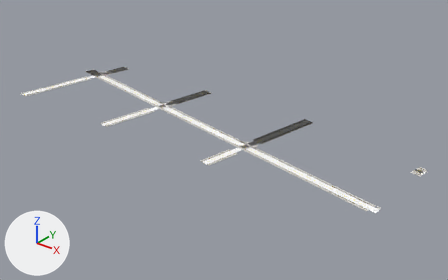
What one commit did to the glTF model game/assets/city/roads/roads_-2_-3.gltf.
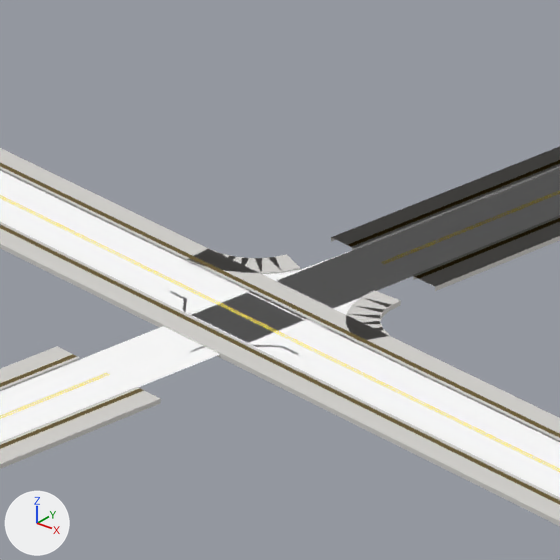
The first picture shows the older version from a 50 mm camera at (-316.0, 583.0, 313.0) aimed at (-744.0, 1118.0, -19.0). The close-ups show the older and then the newer version on the part from 50% to 61% of the width and 43% to 60% of the height of that picture. Only the edits that show in the close-ups are written down. Arrows for +X, +Y and +Z are at lower left; the lights stay in place. Objects named as collision shapes, trigger or cutter boxes, shadow casters or lower levels of detail are left out. Vertices at exactly the same position are counted once.

Names of what the first close-up shows: 'roads_-2_-3_Road_Tactile_Strip', 'roads_-2_-3_SH_kerb', 'roads_-2_-3_SH_road_marking_white', 'roads_-2_-3_SH_road_marking_yellow', 'roads_-2_-3_SH_sidewalk', 'roads_-2_-3_SH_wet_asphalt'.
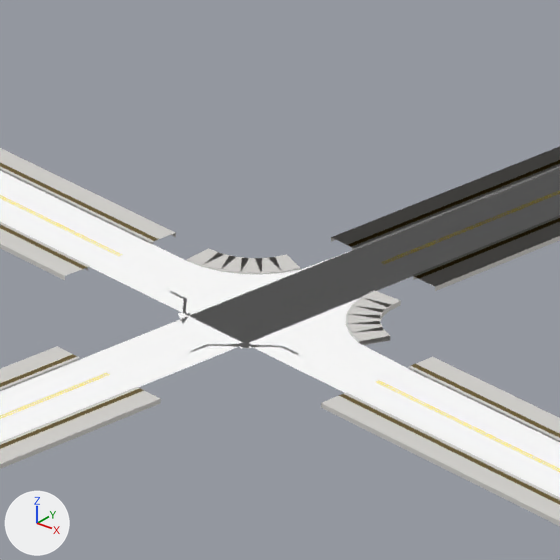
What differs and where, as boxes (x1, y1, x2, y2) in the close-ups (560 x 560 px):
part 1 of me_roads__2__3_road_tactile_strip, deleted: before (83, 239, 415, 395)
part 2 of me_roads__2__3_sh_kerb, cut back: before (89, 242, 410, 393); after (350, 333, 362, 343)
part 3 of me_roads__2__3_sh_road_marking_white, deleted: before (93, 244, 406, 393)
part 4 of me_roads__2__3_sh_road_marking_yellow, deleted: before (120, 255, 378, 382)
part 5 of me_roads__2__3_sh_sidewalk, cut back: before (65, 233, 410, 407); after (353, 327, 390, 344)

Diff of the bpy script that builds the scene:
```diff
--- a/game/assets/city/roads/roads_-2_-3.gltf.py
+++ b/game/assets/city/roads/roads_-2_-3.gltf.py
@@ me_roads__2__3_road_tactile_strip @@
 # used by ob_roads__2__3_road_tactile_strip; location = (0.0, 0.0, 0.0)
-me_roads__2__3_road_tactile_strip.from_pydata(...)  # 836 vertices, 796 faces; spans x -1028.0..-506.0, y 1026.0..1196.0, z 0.0
+me_roads__2__3_road_tactile_strip.from_pydata(...)  # 768 vertices, 712 faces; spans x -1028.0..-506.0, y 1026.0..1196.0, z 0.0
+# me_roads__2__3_road_tactile_strip part 1: 20 vertices removed from x -703.0..-677.0, y 1082.0..1096.0, z 0.0
+# other edits to the shape of me_roads__2__3_road_tactile_strip do not show in these pictures
 me_roads__2__3_road_tactile_strip.materials.append(mat_road_tactile_strip)
@@ me_roads__2__3_sh_kerb @@
 # used by ob_roads__2__3_sh_kerb; location = (0.0, 0.0, 0.0)
-me_roads__2__3_sh_kerb.from_pydata(...)  # 1496 vertices, 1896 faces; spans x -1028.0..-506.0, y 1026.0..1196.0, z 0.0
+me_roads__2__3_sh_kerb.from_pydata(...)  # 1394 vertices, 1728 faces; spans x -1028.0..-506.0, y 1026.0..1196.0, z 0.0
+# me_roads__2__3_sh_kerb part 2: 3 vertices moved within x -678.0, y 1091.0, z 0.0; 30 vertices removed from x -703.0..-678.0, y 1083.0..1095.0, z 0.0
+# other edits to the shape of me_roads__2__3_sh_kerb do not show in these pictures
 me_roads__2__3_sh_kerb.materials.append(mat_sh_kerb)
@@ me_roads__2__3_sh_road_marking_white @@
 # used by ob_roads__2__3_sh_road_marking_white; location = (0.0, 0.0, 0.0)
-me_roads__2__3_sh_road_marking_white.from_pydata(...)  # 1385 vertices, 991 faces; spans x -1028.0..-506.0, y 1026.0..1196.0, z 0.0
+me_roads__2__3_sh_road_marking_white.from_pydata(...)  # 1317 vertices, 907 faces; spans x -1028.0..-506.0, y 1026.0..1196.0, z 0.0
+# me_roads__2__3_sh_road_marking_white part 3: 20 vertices removed from x -703.0..-678.0, y 1083.0..1095.0, z 0.0
+# other edits to the shape of me_roads__2__3_sh_road_marking_white do not show in these pictures
 me_roads__2__3_sh_road_marking_white.materials.append(mat_sh_road_marking_white)
@@ me_roads__2__3_sh_road_marking_yellow @@
 # used by ob_roads__2__3_sh_road_marking_yellow; location = (0.0, 0.0, 0.0)
-me_roads__2__3_sh_road_marking_yellow.from_pydata(...)  # 836 vertices, 796 faces; spans x -1027.0..-507.0, y 1027.0..1195.0, z 0.0
+me_roads__2__3_sh_road_marking_yellow.from_pydata(...)  # 768 vertices, 712 faces; spans x -1027.0..-507.0, y 1027.0..1195.0, z 0.0
+# me_roads__2__3_sh_road_marking_yellow part 4: 20 vertices removed from x -702.0..-678.0, y 1087.0..1091.0, z 0.0
+# other edits to the shape of me_roads__2__3_sh_road_marking_yellow do not show in these pictures
 me_roads__2__3_sh_road_marking_yellow.materials.append(mat_sh_road_marking_yellow)
@@ me_roads__2__3_sh_sidewalk @@
 # used by ob_roads__2__3_sh_sidewalk; location = (0.0, 0.0, 0.0)
-me_roads__2__3_sh_sidewalk.from_pydata(...)  # 1558 vertices, 1896 faces; spans x -1028.0..-506.0, y 1026.0..1196.0, z 0.0
+me_roads__2__3_sh_sidewalk.from_pydata(...)  # 1456 vertices, 1728 faces; spans x -1028.0..-506.0, y 1026.0..1196.0, z 0.0
+# me_roads__2__3_sh_sidewalk part 5: 1 vertex moved within x -678.0, y 1091.0, z 0.0; 30 vertices removed from x -703.0..-677.0, y 1080.0..1098.0, z 0.0
+# other edits to the shape of me_roads__2__3_sh_sidewalk do not show in these pictures
 me_roads__2__3_sh_sidewalk.materials.append(mat_sh_sidewalk)
```
